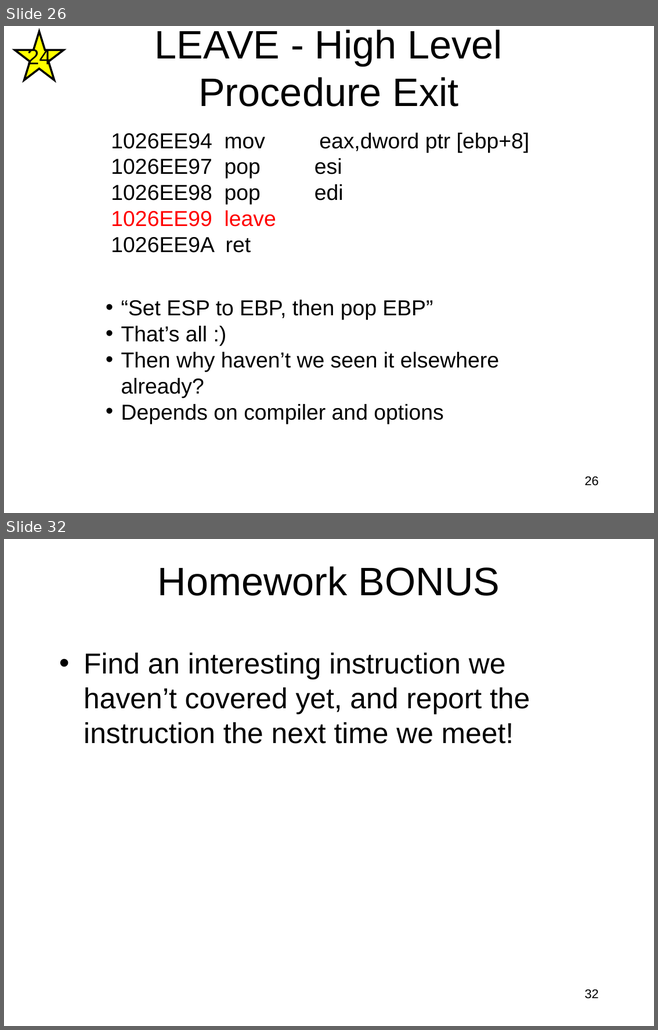
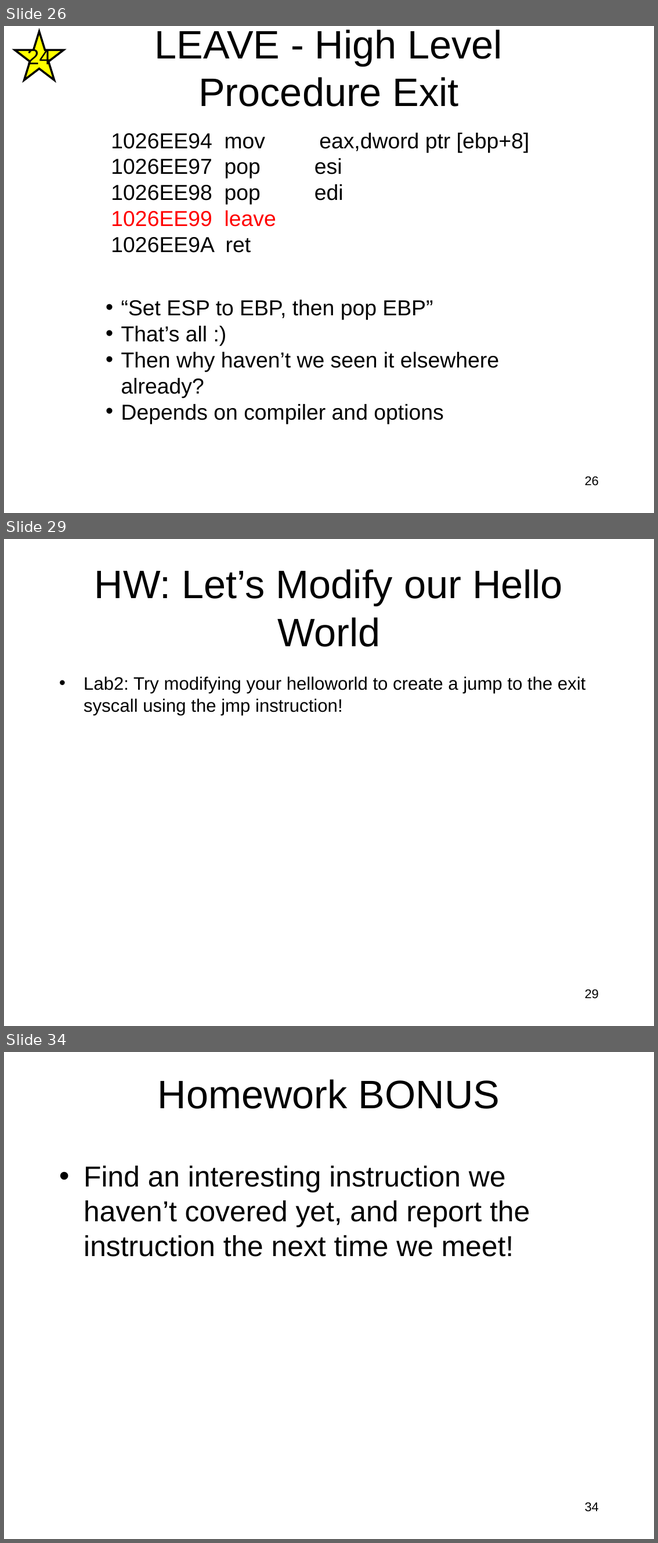
Before and after one commit to RobotMafiaCTF/RE_VR_Training, a slide deck: assembly/ppts/IntroductionToIntelx86-Part3.ppt. Shown one above the other, each under a label of ours: slides 26 and 32 before the commit, slides 26, 29 and 34 after it; the slides between them are not shown. The pictures are 658x1030 and 658x1543 pixels, drawn with LibreOffice and Linux fonts; fonts in the diff are those of the drawing. Boxes give left, top, right and bottom in pixels: in the first picture for what was removed or moved away, otherwise in the second. Text is boxed around its words. In the diff, an @@ line names an element or a change of style, - is before the commit and + after.

```diff
--- a/assembly/ppts/IntroductionToIntelx86-Part3.ppt
+++ b/assembly/ppts/IntroductionToIntelx86-Part3.ppt
@@ slide 29 added at (4, 539, 654, 1026), background #FFFFFF @@
@@ title added at (94, 569, 563, 647), 44 pt, text #000000 @@
+HW: Let’s Modify our Hello World
@@ text added at (83, 676, 585, 715), 20 pt, text #000000 @@
+• Lab2: Try modifying your helloworld to create a jump to the exit syscall using the jmp instruction!
@@ page number added at (585, 989, 598, 999), 14 pt, text #000000 @@
+29
@@ what was slide 32 is now slide 34 @@
@@ page number at (585, 1502, 598, 1512): text changed @@
-32
+34
```
Also in this commit, not shown: 9 slides changed, 1 other slide added, 1 other file.
